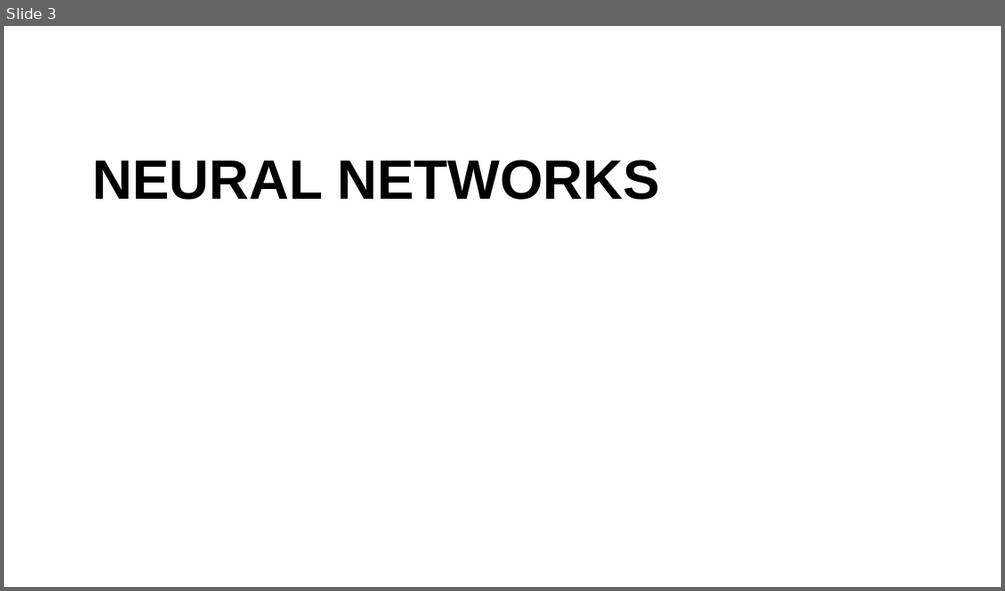
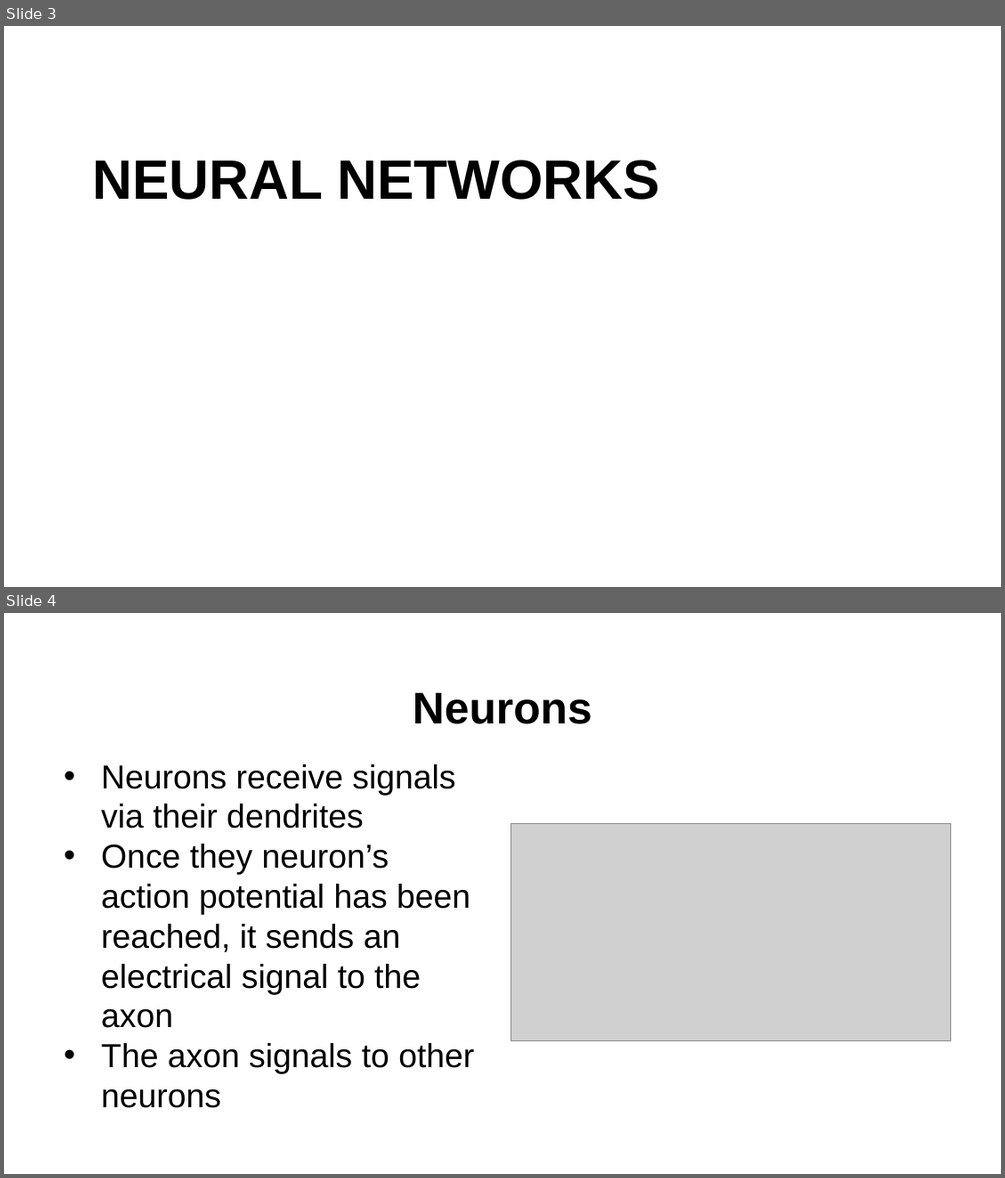
Before and after one commit to fbsmith/sciantix-official, a slide deck: presentations/2026-02-20.pptx. Shown one above the other, each under a label of ours: slide 3 before the commit, slides 3 and 4 after it. The pictures are 1005x591 and 1005x1178 pixels, drawn with LibreOffice and Linux fonts; fonts in the diff are those of the drawing; grey boxes stand for pictures; background and template pictures are left out. Boxes give left, top, right and bottom in pixels: in the first picture for what was removed or moved away, otherwise in the second. Text is boxed around its words. In the diff, an @@ line names an element or a change of style, - is before the commit and + after.

```diff
--- a/presentations/2026-02-20.pptx
+++ b/presentations/2026-02-20.pptx
@@ slide 4 added at [4, 613, 1001, 1174], background #FFFFFF @@
@@ title added at [413, 692, 592, 724], 32 pt, text #000000, bold @@
+Neurons
@@ text added at [101, 764, 474, 1108], 24 pt, text #000000 @@
+• Neurons receive signals via their dendrites
+• Once they neuron’s action potential has been reached, it sends an electrical signal to the axon
+• The axon signals to other neurons
@@ picture added at [510, 823, 951, 1040] @@
```
Also in this commit, not shown: 2 slides changed, 12 other slides added, 3 slides removed, 6 other files.
